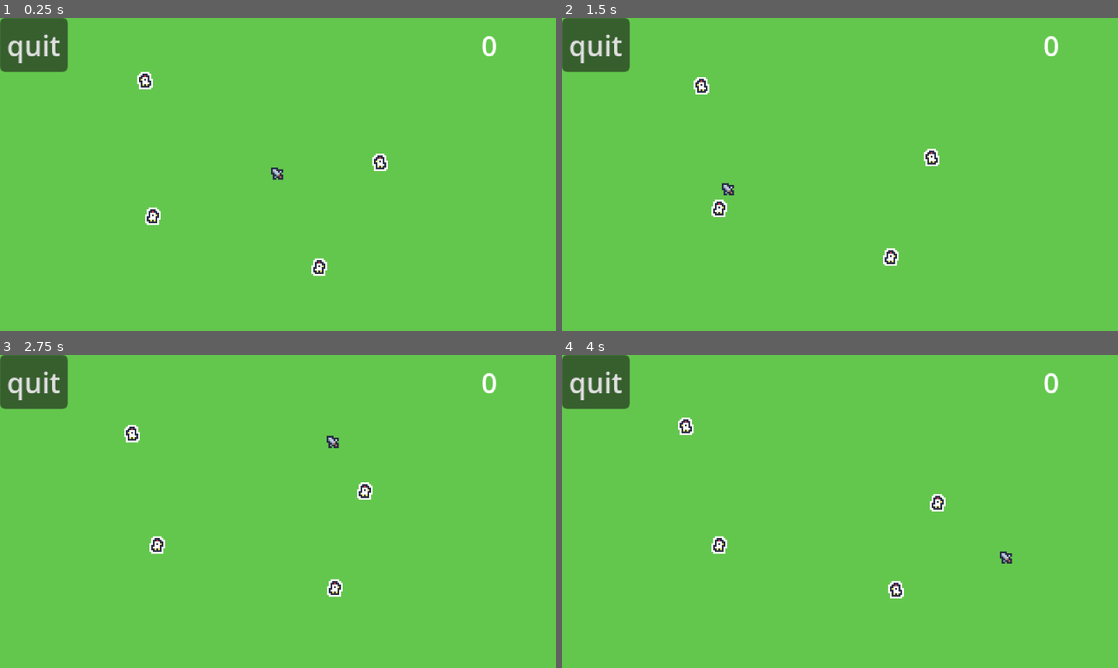
Above: before the commit, frames 1-4 (two rows, left to right).
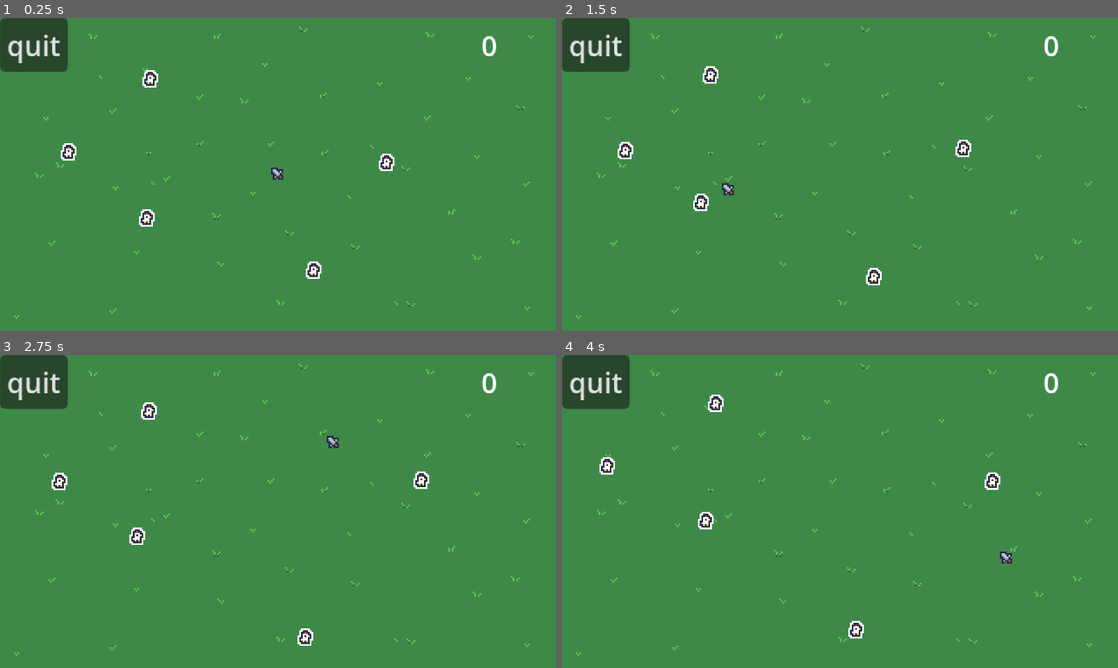
Above: after the commit, the same moments.

Repository: mrbartchak/chicken-incremental-game
Game: Godot game, scene res://core/playground.tscn
Two runs of this game, one before a commit and one after it. Both use one fixed random seed, a clock stepped at 60 frames per second and the inputs below.
Inputs (mouse positions are in pixels of both pictures, inside the frame that each line leads up to):
- Up to frame 1 (0.25 s): no input
- Up to frame 2 (1.5 s): move the mouse to (962, 158) at 0.52 s; move the mouse to (728, 190) at 1.27 s
- Up to frame 3 (2.75 s): move the mouse to (333, 442) at 2.02 s
- Up to frame 4 (4 s): move the mouse to (812, 574) at 2.77 s; move the mouse to (1006, 558) at 3.52 s

The runs differ from the first frame. In frame 1, 99% of the frame differs, in the area x 0-100%, y 0-100%; in frame 2, 99%; in frame 3, 99%; in frame 4, 99%.

Commit message:
chicken state machine

Diff:
--- a/chickens/chicken.gd
+++ /dev/null
@@ -1,71 +0,0 @@
-class_name Chicken
-extends Area2D
-
-@export var wing_scene: PackedScene
-var max_health: int = 1
-var health: int
-@onready var sprite: AnimatedSprite2D = $AnimatedSprite2D
-
-func _ready() -> void:
-	health = max_health
-	pick_new_target()
-	$WanderTimer.timeout.connect(pick_new_target)
-
-func _process(delta: float) -> void:
-	move_towards_target(delta)
-
-# ===================
-#      Movement
-# ===================
-var target_position: Vector2
-var movement_speed: int = 15
-var wander_radius: float = 10.0
-
-func pick_new_target() -> void:
-	var offset = Vector2(
-		randf_range(-wander_radius, wander_radius),
-		randf_range(-wander_radius, wander_radius)
-	)
-	$WanderTimer.wait_time = randf_range(0.8,2.0)
-	target_position = global_position + offset
-
-func move_towards_target(delta) -> void:
-	var dir = target_position - global_position
-	if dir.length() < 2.0:
-		return
-	set_facing(dir.x)
-	global_position += dir.normalized() * movement_speed * delta
-
-func set_facing(direction_x: float) -> void:
-	if direction_x < 0:
-		sprite.play("walk_left")
-	elif direction_x > 0:
-		sprite.play("walk right")
-
-# ===================
-#       Damage
-# ===================
-func take_damage(amount: int) -> void:
-	health -= amount
-	flash()
-	$HitParticles.restart()
-	if health <= 0:
-		die()
-
-func flash() -> void:
-	var flash_time: float = 0.08
-	sprite.modulate = Color(10, 10, 10)
-	await get_tree().create_timer(flash_time).timeout
-	sprite.modulate = Color(1, 1, 1)
-
-func die() -> void:
-	drop_wing()
-	queue_free()
-
-# ===================
-#        Drops
-# ===================
-func drop_wing() -> void:
-	var wing: Area2D = wing_scene.instantiate()
-	wing.global_position = global_position
-	get_parent().add_child(wing)
--- /dev/null
+++ b/core/fsm/state.gd
@@ -0,0 +1,19 @@
+class_name State
+extends Node
+
+var parent: Node2D
+
+func enter() -> void:
+	pass
+
+func exit() -> void:
+	pass
+
+func process_input(_event: InputEvent) -> State:
+	return null
+
+func process_frame(_delta: float) -> State:
+	return null
+
+func process_physics(_delta: float) -> State:
+	return null
--- /dev/null
+++ b/core/fsm/state_machine.gd
@@ -0,0 +1,31 @@
+class_name StateMachine
+extends Node
+
+@export var initial_state: State
+var current_state: State
+
+func init(parent: Node2D) -> void:
+	for child: State in get_children():
+		child.parent = parent
+	change_state(initial_state)
+
+func change_state(new_state: State) -> void:
+	if current_state:
+		current_state.exit()
+	current_state = new_state
+	current_state.enter()
+
+func process_physics(delta: float) -> void:
+	var new_state = current_state.process_physics(delta)
+	if new_state:
+		change_state(new_state)
+
+func process_input(event: InputEvent) -> void:
+	var new_state = current_state.process_input(event)
+	if new_state:
+		change_state(new_state)
+
+func process_frame(delta: float) -> void:
+	var new_state = current_state.process_frame(delta)
+	if new_state:
+		change_state(new_state)
--- a/core/playground.tscn
+++ b/core/playground.tscn
@@ -1,8 +1,9 @@
-[gd_scene load_steps=4 format=3 uid="uid://csx3owk01my5x"]
+[gd_scene load_steps=5 format=3 uid="uid://csx3owk01my5x"]
 
 [ext_resource type="PackedScene" uid="uid://dsq368wv1wotj" path="res://sword/sword.tscn" id="1_qfrr3"]
 [ext_resource type="Script" uid="uid://83ew0hqw78vm" path="res://core/ui_manager.gd" id="2_we4n0"]
-[ext_resource type="PackedScene" uid="uid://4hf7dgvsytss" path="res://chickens/chicken.tscn" id="3_6i40u"]
+[ext_resource type="PackedScene" uid="uid://4hf7dgvsytss" path="res://entities/chickens/chicken.tscn" id="3_6i40u"]
+[ext_resource type="Texture2D" uid="uid://bb4bho6tgxfv5" path="res://grass_background.png" id="4_nmn22"]
 
 [node name="Playground" type="Node2D"]
 
@@ -20,6 +21,9 @@
 [node name="Chicken4" parent="Chickens" instance=ExtResource("3_6i40u")]
 position = Vector2(180, 145)
 
+[node name="Chicken6" parent="Chickens" instance=ExtResource("3_6i40u")]
+position = Vector2(39, 77)
+
 [node name="Sword" parent="." instance=ExtResource("1_qfrr3")]
 
 [node name="UI" type="Control" parent="."]
@@ -28,6 +32,13 @@
 offset_right = 40.0
 offset_bottom = 40.0
 script = ExtResource("2_we4n0")
+
+[node name="Background" type="TextureRect" parent="UI"]
+z_index = -4096
+layout_mode = 0
+offset_right = 320.0
+offset_bottom = 180.0
+texture = ExtResource("4_nmn22")
 
 [node name="QuitButton" type="Button" parent="UI"]
 layout_mode = 0
--- /dev/null
+++ b/entities/chickens/chicken.gd
@@ -0,0 +1,56 @@
+class_name Chicken
+extends Area2D
+
+@export var wing_scene: PackedScene
+var max_health: int = 2
+var health: int
+var dead: bool = false
+@onready var sprite: AnimatedSprite2D = $AnimatedSprite2D
+@onready var state_machine: StateMachine = $StateMachine
+
+func _ready() -> void:
+	state_machine.init(self)
+	health = max_health
+
+#func _unhandled_input(event: InputEvent) -> void:
+	#state_machine.process_input(event)
+
+func _physics_process(delta: float) -> void:
+	state_machine.process_physics(delta)
+
+func _process(delta: float) -> void:
+	state_machine.process_frame(delta)
+
+# ===================
+#       Damage
+# ===================
+func take_damage(amount: int) -> void:
+	health -= amount
+	flash()
+	$HitParticles.restart()
+	if health <= 0:
+		die()
+
+func flash() -> void:
+	var flash_time: float = 0.08
+	sprite.modulate = Color(20, 20, 20)
+	await get_tree().create_timer(flash_time).timeout
+	sprite.modulate = Color(1, 1, 1)
+
+func die() -> void:
+	if dead:
+		return
+	dead = true
+	sprite.visible = false
+	drop_wing()
+	$HitParticles.restart()
+	await get_tree().create_timer($HitParticles.lifetime).timeout
+	queue_free()
+
+# ===================
+#        Drops
+# ===================
+func drop_wing() -> void:
+	var wing: Area2D = wing_scene.instantiate()
+	wing.global_position = global_position
+	get_parent().add_child(wing)
--- a/chickens/chicken.tscn
+++ b/entities/chickens/chicken.tscn
@@ -1,10 +1,13 @@
-[gd_scene load_steps=14 format=3 uid="uid://4hf7dgvsytss"]
+[gd_scene load_steps=17 format=3 uid="uid://4hf7dgvsytss"]
 
-[ext_resource type="Script" uid="uid://i5bufqdi8vt6" path="res://chickens/chicken.gd" id="1_scr0v"]
+[ext_resource type="Script" uid="uid://i5bufqdi8vt6" path="res://entities/chickens/chicken.gd" id="1_scr0v"]
 [ext_resource type="PackedScene" uid="uid://bvj685b08ne5i" path="res://drops/wing.tscn" id="2_5egjd"]
-[ext_resource type="Texture2D" uid="uid://db3djmeyrrxuf" path="res://chickens/assets/chicken_sheet.png" id="2_hdls3"]
-[ext_resource type="Texture2D" uid="uid://btm6w43e47xo5" path="res://chickens/assets/chicken_even.png" id="2_scr0v"]
-[ext_resource type="Texture2D" uid="uid://bw8s4nkfelrju" path="res://chickens/assets/feather.png" id="3_ji1vg"]
+[ext_resource type="Texture2D" uid="uid://db3djmeyrrxuf" path="res://entities/chickens/assets/chicken_sheet.png" id="2_hdls3"]
+[ext_resource type="Texture2D" uid="uid://btm6w43e47xo5" path="res://entities/chickens/assets/chicken_even.png" id="2_scr0v"]
+[ext_resource type="Texture2D" uid="uid://bw8s4nkfelrju" path="res://entities/chickens/assets/feather.png" id="3_ji1vg"]
+[ext_resource type="Script" uid="uid://c3o1i4wv3scxd" path="res://core/fsm/state_machine.gd" id="6_gfhuf"]
+[ext_resource type="Script" uid="uid://bxuu6xyklmgms" path="res://entities/chickens/states/chicken_idle.gd" id="7_cgl0l"]
+[ext_resource type="Script" uid="uid://cwlhrwa10vodw" path="res://entities/chickens/states/chicken_roaming.gd" id="8_kpgen"]
 
 [sub_resource type="AtlasTexture" id="AtlasTexture_5egjd"]
 atlas = ExtResource("2_hdls3")
@@ -58,9 +61,9 @@
 [sub_resource type="ParticleProcessMaterial" id="ParticleProcessMaterial_ce5f1"]
 particle_flag_disable_z = true
 direction = Vector3(0, -1, 0)
-initial_velocity_min = 30.0
-initial_velocity_max = 50.0
-gravity = Vector3(0, 60, 0)
+initial_velocity_min = 40.0
+initial_velocity_max = 60.0
+gravity = Vector3(0, 98, 0)
 alpha_curve = SubResource("CurveTexture_5egjd")
 
 [node name="Chicken" type="Area2D"]
@@ -79,12 +82,20 @@
 
 [node name="HitParticles" type="GPUParticles2D" parent="."]
 emitting = false
-amount = 3
+amount = 4
 texture = ExtResource("3_ji1vg")
 one_shot = true
 explosiveness = 1.0
 process_material = SubResource("ParticleProcessMaterial_ce5f1")
 
-[node name="WanderTimer" type="Timer" parent="."]
-wait_time = 1.2
-autostart = true
+[node name="StateMachine" type="Node" parent="." node_paths=PackedStringArray("initial_state")]
+script = ExtResource("6_gfhuf")
+initial_state = NodePath("IdleState")
+
+[node name="IdleState" type="Node" parent="StateMachine" node_paths=PackedStringArray("roaming_state")]
+script = ExtResource("7_cgl0l")
+roaming_state = NodePath("../RoamingState")
+
+[node name="RoamingState" type="Node" parent="StateMachine" node_paths=PackedStringArray("idle_state")]
+script = ExtResource("8_kpgen")
+idle_state = NodePath("../IdleState")
--- /dev/null
+++ b/entities/chickens/states/chicken_idle.gd
@@ -0,0 +1,17 @@
+class_name ChickenIdle
+extends State
+
+@export var roaming_state: State
+
+var wait_time: float = 0.0
+var elapsed: float = 0.0
+
+func enter() -> void:
+	elapsed = 0.0
+	wait_time = randf_range(0.5, 1.5)
+
+func process_frame(delta: float) -> State:
+	elapsed += delta
+	if elapsed >= wait_time:
+		return roaming_state
+	return null
--- /dev/null
+++ b/entities/chickens/states/chicken_roaming.gd
@@ -0,0 +1,29 @@
+class_name ChickenRoaming
+extends State
+
+@export var idle_state: State
+var roam_radius := 20.0
+var speed := 20.0
+
+var target_position: Vector2
+
+func enter() -> void:
+	var center := parent.global_position
+	var angle := randf() * TAU
+	var radius := randf() * roam_radius
+	target_position = center + Vector2(
+		cos(angle),
+		sin(angle)
+	) * radius
+
+func process_physics(delta: float) -> State:
+	var to_target: Vector2 = target_position - parent.global_position
+	var distance: float = to_target.length()
+
+	if distance < 0.2:
+		parent.global_position = target_position
+		return idle_state
+
+	var direction: Vector2 = to_target.normalized()
+	parent.global_position += direction * speed * delta
+	return null
--- a/sword/sword.tscn
+++ b/sword/sword.tscn
@@ -40,9 +40,10 @@
 }]
 
 [sub_resource type="CircleShape2D" id="CircleShape2D_ghqvi"]
-radius = 4.0
+radius = 5.0
 
 [node name="Sword" type="Area2D"]
+z_index = 4096
 script = ExtResource("1_8ykyu")
 
 [node name="AnimatedSprite2D" type="AnimatedSprite2D" parent="."]
@@ -68,3 +69,4 @@
 
 [node name="SwingSound" type="AudioStreamPlayer2D" parent="."]
 stream = ExtResource("3_ss345")
+volume_db = -1.0
Not shown, added: core/fsm/state.gd.uid
Not shown, added: core/fsm/state_machine.gd.uid
Renamed: chickens/assets/chicken_even.png -> entities/chickens/assets/chicken_even.png
Not shown, added: entities/chickens/assets/chicken_even.png.import
Renamed: chickens/assets/chicken_odd.png -> entities/chickens/assets/chicken_odd.png
Not shown, changed: entities/chickens/assets/chicken_odd.png.import
Renamed: chickens/assets/chicken_sheet.png -> entities/chickens/assets/chicken_sheet.png
Not shown, changed: entities/chickens/assets/chicken_sheet.png.import
Renamed: chickens/assets/feather.png -> entities/chickens/assets/feather.png
Not shown, changed: entities/chickens/assets/feather.png.import
Renamed: chickens/chicken.gd.uid -> entities/chickens/chicken.gd.uid
Not shown, added: entities/chickens/states/chicken_idle.gd.uid
(and 3 more such lines)
